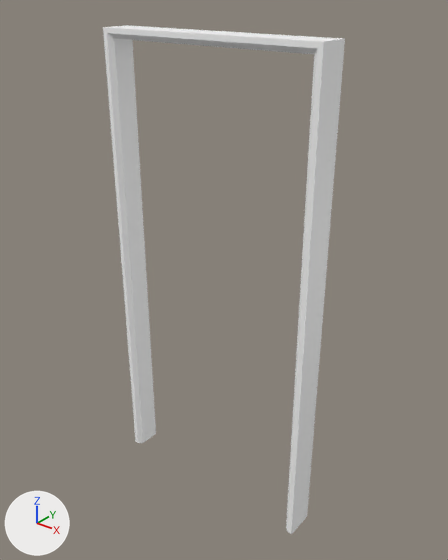
What one commit did to the glTF model assets/doors/doorway_9.glb.
Both versions are drawn from a 50 mm lens placed at (1.52, 6.17, 2.25), pointed at (0.02, 8.05, 1.08). Lighting does not change. The marker at lower left points along +X, +Y and +Z. Where no turn or scale is listed for an object, it has been applied to the vertices.

The first picture shows 'doorway_9'.
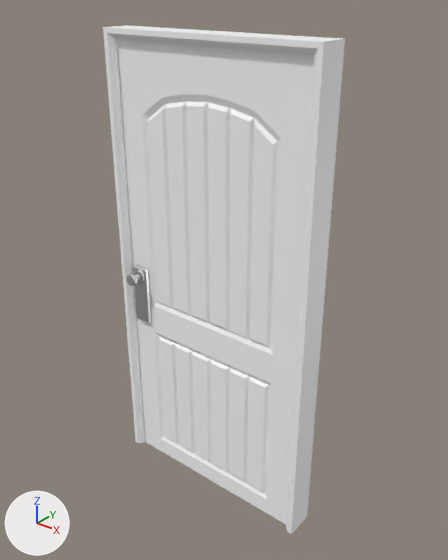
Commit message: update door assets

Boxes (x1, y1, x2, y2) around the edits, measured in the pictures (448 x 560 px):
```json
{"object": "doorway_door_9", "change": "added", "after": [117, 39, 314, 524], "faces in mat_frame_material (white #ffffff)": [117, 39, 314, 524], "faces in mat_metal_material (white #e7e7e7)": [133, 265, 151, 323]}
{"object": "doorway_handle_9", "change": "added", "after": [127, 274, 139, 286]}
```

Scene script edits in JSON lines:
```json
{"op": "add", "block": "mat_metal_material", "code": ["mat_metal_material = principled_material('Metal_Material')", "mat_metal_material.base_color = (0.8, 0.8, 0.8)  # white #e7e7e7", "mat_metal_material.metallic = 1.0", "mat_metal_material.roughness = 0.3"]}
{"op": "add", "block": "me_mesh_026", "code": ["me_mesh_026 = bpy.data.meshes.new('Mesh.026')", "me_mesh_026.from_pydata(...)  # 122 vertices, 240 faces; spans x -0.425..-0.371, y 7.89..8.11, z 0.983..1.037", "me_mesh_026.materials.append(mat_metal_material)  # white #e7e7e7"]}
{"op": "add", "block": "me_mesh_025", "code": ["me_mesh_025 = bpy.data.meshes.new('Mesh.025')", "me_mesh_025.from_pydata(...)  # 424 vertices, 836 faces; spans x -0.46..0.46, y 7.93..8.07, z 0.0..2.03", "# faces by material slot: [504, 332]", "me_mesh_025.materials.append(mat_frame_material)  # white #ffffff", "me_mesh_025.materials.append(mat_metal_material)  # white #e7e7e7"]}
{"op": "add", "block": "ob_doorway_handle_9", "code": ["ob_doorway_handle_9 = bpy.data.objects.new('doorway_handle_9', me_mesh_026)", "ob_doorway_handle_9.location = (0.0, 0.0, 0.0)"]}
{"op": "add", "block": "ob_doorway_door_9", "code": ["ob_doorway_door_9 = bpy.data.objects.new('doorway_door_9', me_mesh_025)", "ob_doorway_door_9.location = (0.0, 0.0, 0.0)"]}
```
